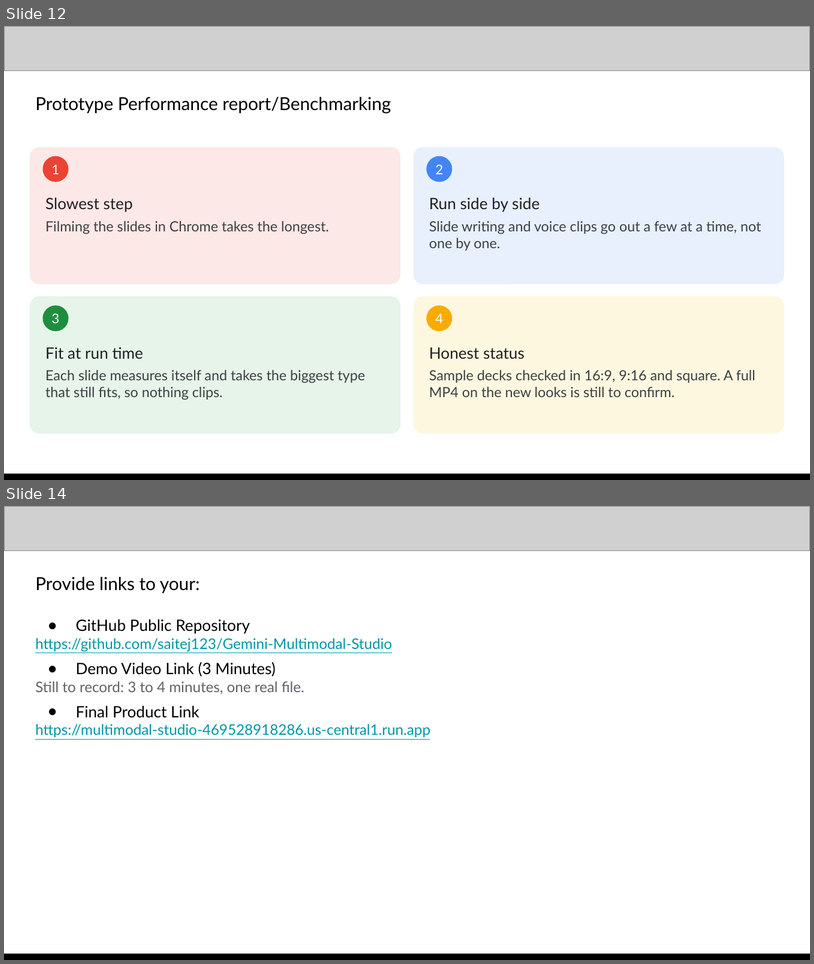
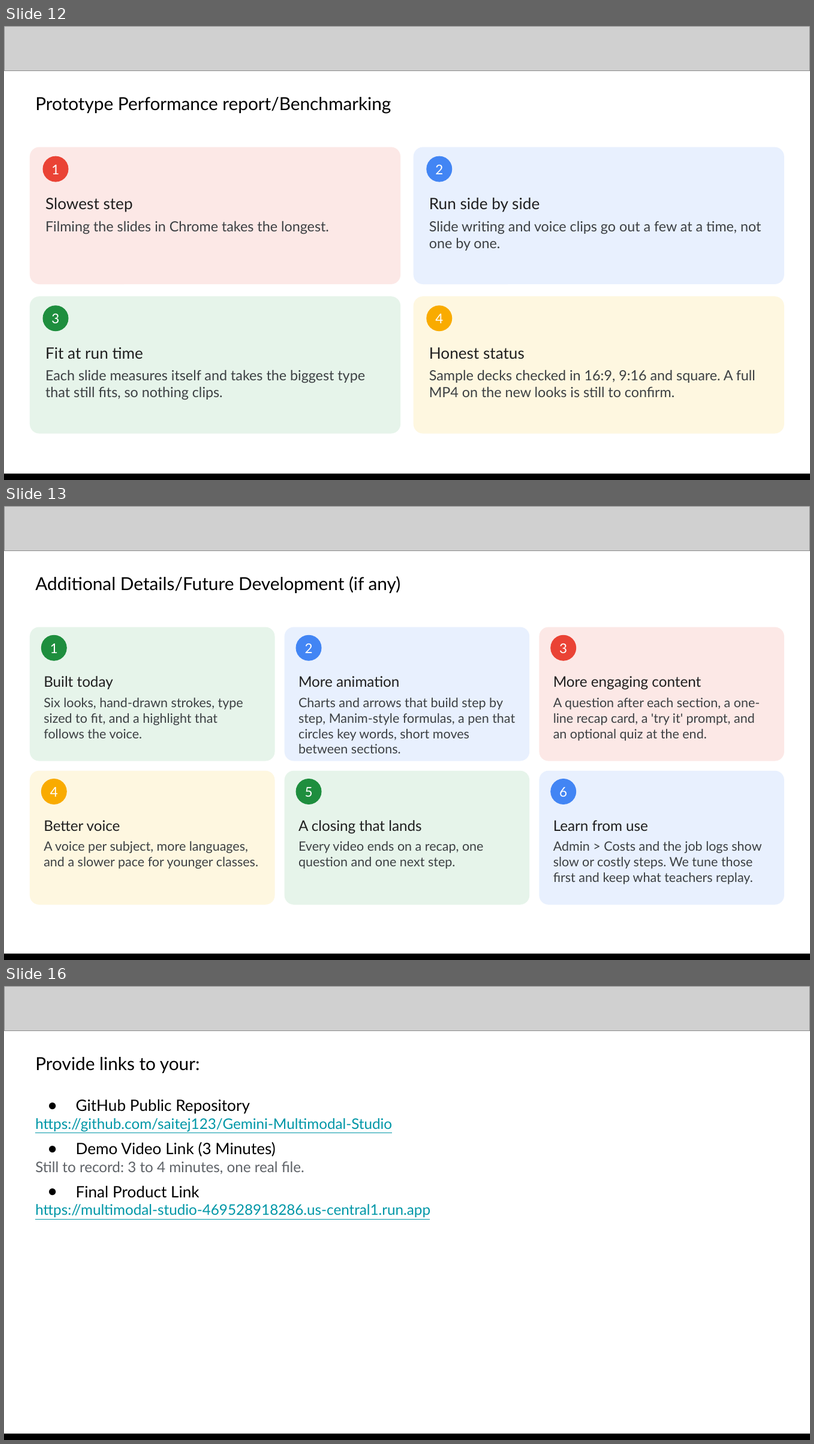
Before and after one commit to saitej123/Gemini-Multimodal-Studio, a slide deck: Template/Out/Multimodal Studio - AI Builder Cup.pptx. Shown one above the other, each under a label of ours: slides 12 and 14 before the commit, slides 12, 13 and 16 after it; the slides between them are not shown. The pictures are 814x964 and 814x1444 pixels, drawn with LibreOffice and Linux fonts; fonts in the diff are those of the drawing; grey boxes stand for pictures. Boxes give left, top, right and bottom in pixels: in the first picture for what was removed or moved away, otherwise in the second. Text is boxed around its words. In the diff, an @@ line names an element or a change of style, - is before the commit and + after.

```diff
--- a/Template/Out/Multimodal Studio - AI Builder Cup.pptx
+++ b/Template/Out/Multimodal Studio - AI Builder Cup.pptx
@@ slide 13 added at [4, 506, 810, 960], background #FFFFFF @@
@@ picture added at [4, 506, 810, 550] @@
@@ text added at [35, 576, 401, 593], 16 pt, text #000000 @@
+Additional Details/Future Development (if any)
@@ rounded rectangle added at [30, 627, 275, 761], fill #E6F4EA, 11.5 pt, text #3C4043 @@
+Built today
+Six looks, hand-drawn strokes, type sized to fit, and a highlight that follows the voice.
@@ rounded rectangle added at [285, 627, 530, 761], fill #E8F0FE, 11.5 pt, text #3C4043 @@
+More animation
+Charts and arrows that build step by step, Manim-style formulas, a pen that circles key words, short moves between sections.
@@ rounded rectangle added at [539, 627, 785, 761], fill #FCE8E6, 11.5 pt, text #3C4043 @@
+More engaging content
+A question after each section, a one-line recap card, a 'try it' prompt, and an optional quiz at the end.
@@ ellipse added at [41, 635, 67, 661], fill #1E8E3E, 12 pt, text #FFFFFF @@
+1
@@ ellipse added at [296, 635, 322, 661], fill #4285F4, 12 pt, text #FFFFFF @@
+2
@@ ellipse added at [551, 635, 576, 661], fill #EA4335, 12 pt, text #FFFFFF @@
+3
@@ rounded rectangle added at [30, 771, 275, 904], fill #FEF7E0, 11.5 pt, text #3C4043 @@
+Better voice
+A voice per subject, more languages, and a slower pace for younger classes.
@@ rounded rectangle added at [285, 771, 530, 904], fill #E6F4EA, 11.5 pt, text #3C4043 @@
+A closing that lands
+Every video ends on a recap, one question and one next step.
@@ rounded rectangle added at [539, 771, 785, 904], fill #E8F0FE, 11.5 pt, text #3C4043 @@
+Learn from use
+Admin > Costs and the job logs show slow or costly steps. We tune those first and keep what teachers replay.
@@ ellipse added at [41, 778, 67, 804], fill #F9AB00, 12 pt, text #FFFFFF @@
+4
@@ ellipse added at [296, 778, 322, 804], fill #1E8E3E, 12 pt, text #FFFFFF @@
+5
@@ ellipse added at [551, 778, 576, 804], fill #4285F4, 12 pt, text #FFFFFF @@
+6
@@ picture added at [4, 955, 810, 960] @@
@@ rectangle added at [4, 954, 810, 960], fill #000000 @@
@@ what was slide 14 is now slide 16 @@
```
Also in this commit, not shown: 4 slides changed, 2 other slides added, 2 slides removed, 2 other files.
